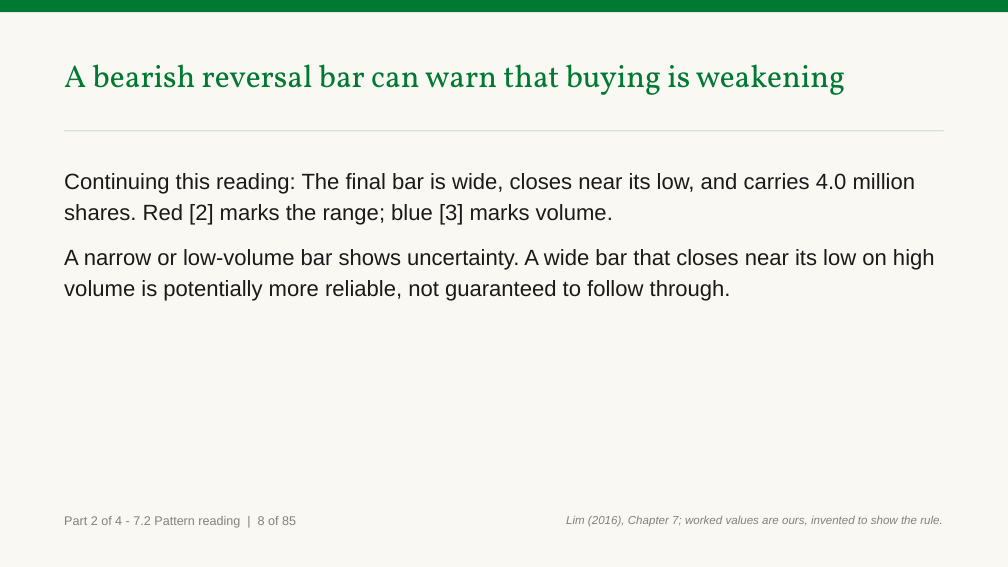
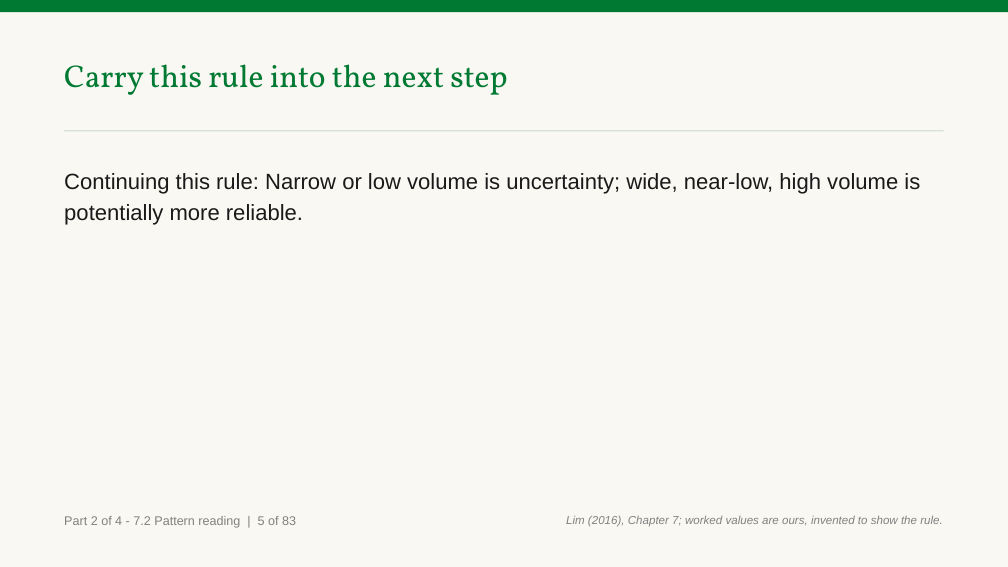
Before and after one commit to benjiesotelo-sudo/Telos_FIN1209, a slide deck: slide 22 of chapter-07/FIN1209-Chapter-07.pptx (slide 25 before the commit). Drawn at 1008x567 pixels with LibreOffice and Linux fonts; fonts in the diff are those of the drawing. Boxes give left, top, right and bottom in pixels: in the first picture for what was removed or moved away, otherwise in the second. Text is boxed around its words. In the diff, an @@ line names an element or a change of style, - is before the commit and + after.

Commit message:
fix(ch7): close Part 2 reader findings

```diff
--- a/chapter-07/FIN1209-Chapter-07.pptx
+++ b/chapter-07/FIN1209-Chapter-07.pptx
@@ text at box(64, 64, 507, 95): text changed @@
-A bearish reversal bar can warn that buying is weakening
+Carry this rule into the next step
@@ text at box(64, 173, 920, 225): text changed @@
-Continuing this reading: The final bar is wide, closes near its low, and carries 4.0 million shares. Red [2] marks the range; blue [3] marks volume.
-A narrow or low-volume bar shows uncertainty. A wide bar that closes near its low on high volume is potentially more reliable, not guaranteed to follow through.
+Continuing this rule: Narrow or low volume is uncertainty; wide, near-low, high volume is potentially more reliable.
@@ text at box(64, 516, 296, 528): text changed @@
-Part 2 of 4 - 7.2 Pattern reading | 8 of 85
+Part 2 of 4 - 7.2 Pattern reading | 5 of 83
```
Also in this commit, not shown: 91 other slides changed, 1 slide added, 3 slides removed, 2 other files.
